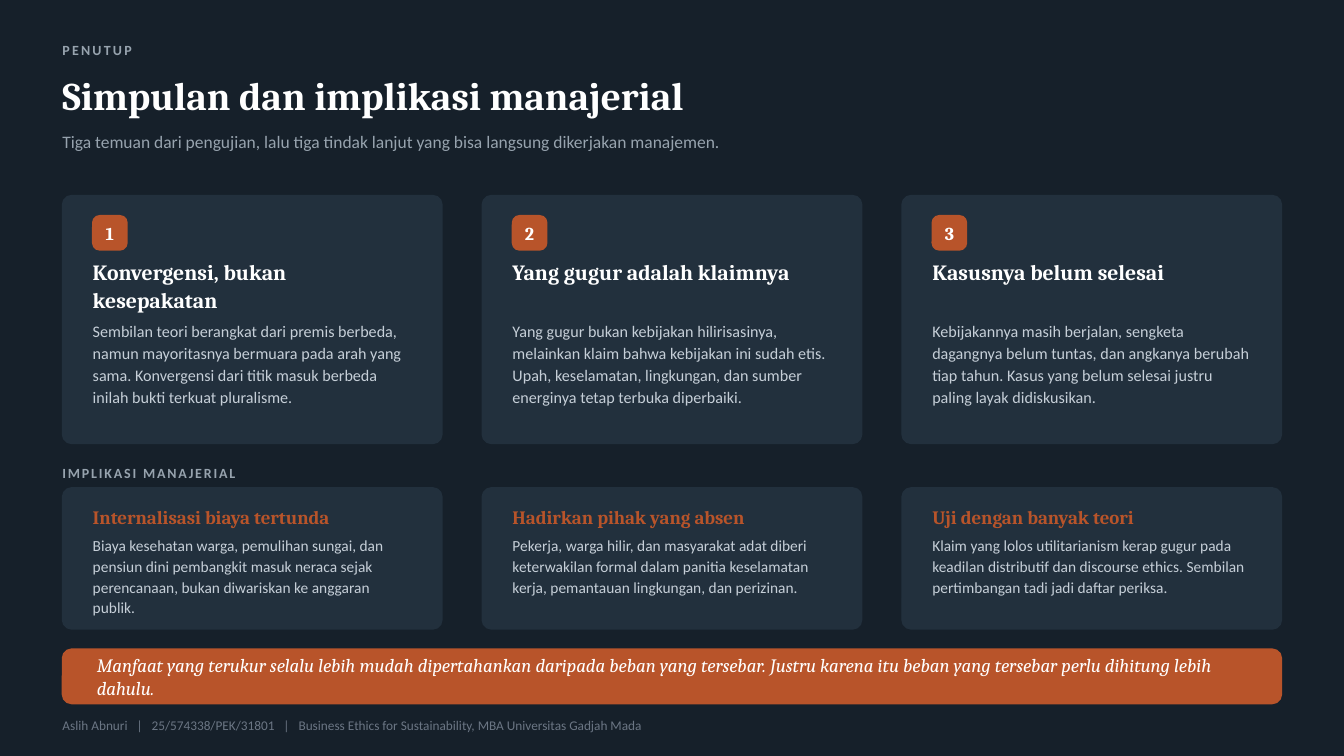
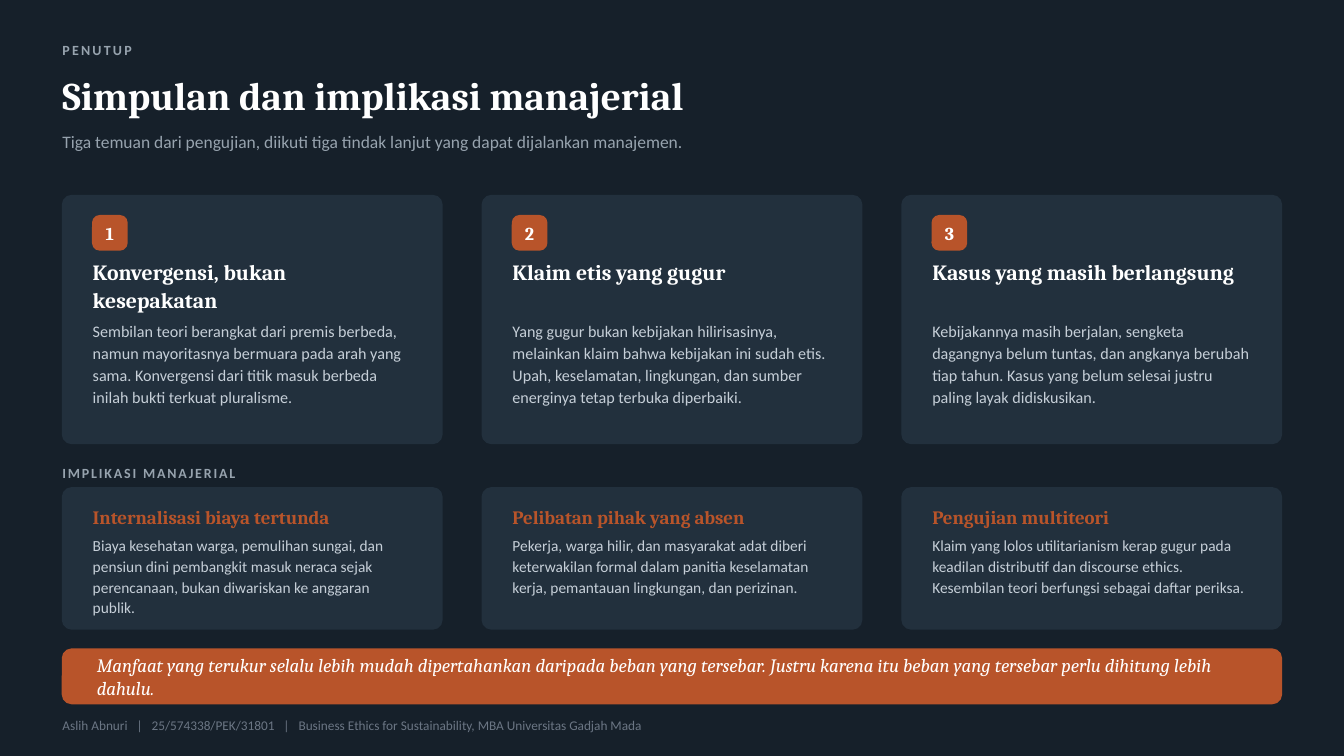
Before and after one commit to aslihabnuri/Dom-Manipulation, a slide deck: slide 20 of business-ethics/Evaluating-Business-Ethics-Hilirisasi-Nikel.pptx. Drawn at 1344x756 pixels with LibreOffice and Linux fonts; fonts in the diff are those of the drawing. Boxes give left, top, right and bottom in pixels: in the first picture for what was removed or moved away, otherwise in the second. Text is boxed around its words. In the diff, an @@ line names an element or a change of style, - is before the commit and + after.

```diff
--- a/business-ethics/Evaluating-Business-Ethics-Hilirisasi-Nikel.pptx
+++ b/business-ethics/Evaluating-Business-Ethics-Hilirisasi-Nikel.pptx
@@ text at (62,136,682,151): text changed @@
-Tiga temuan dari pengujian, lalu tiga tindak lanjut yang bisa langsung dikerjakan manajemen.
+Tiga temuan dari pengujian, diikuti tiga tindak lanjut yang dapat dijalankan manajemen.
@@ text at (512,265,725,285): text changed @@
-Yang gugur adalah klaimnya
+Klaim etis yang gugur
@@ text at (932,265,1234,285): text changed @@
-Kasusnya belum selesai
+Kasus yang masih berlangsung
@@ text at (512,511,745,528): text changed @@
-Hadirkan pihak yang absen
+Pelibatan pihak yang absen
@@ text at (932,511,1109,528): text changed @@
-Uji dengan banyak teori
+Pengujian multiteori
@@ text at (932,540,1244,596): text changed @@
-Klaim yang lolos utilitarianism kerap gugur pada keadilan distributif dan discourse ethics. Sembilan pertimbangan tadi jadi daftar periksa.
+Klaim yang lolos utilitarianism kerap gugur pada keadilan distributif dan discourse ethics. Kesembilan teori berfungsi sebagai daftar periksa.
```
Also in this commit, not shown: 19 other slides changed, 1 other file.
